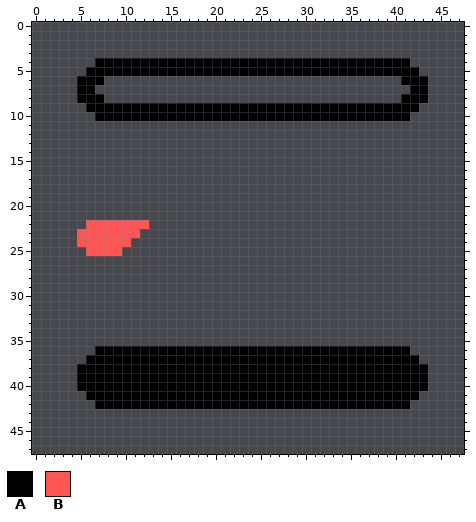
One commit to this pixel-art file: Assets/Sprites/ChargeBars.aseprite. The first picture shows the starting point.
48x48 pixels, 1 frame.
Visible layers, top first: "Fore", "Bar", "Back".
Palette (. is transparent): A #000000  B #ff5555
Pixels before, first column x 5:
 4 ..AAAAAAAAAAAAAAAAAAAAAAAAAAAAAAAAAAA..
 5 .AAAAAAAAAAAAAAAAAAAAAAAAAAAAAAAAAAAAA.
 6 AAA.................................AAA
 7 AA...................................AA
 8 AAA.................................AAA
 9 .AAAAAAAAAAAAAAAAAAAAAAAAAAAAAAAAAAAAA.
10 ..AAAAAAAAAAAAAAAAAAAAAAAAAAAAAAAAAAA..
11 .......................................
12 .......................................
13 .......................................
14 .......................................
15 .......................................
16 .......................................
17 .......................................
18 .......................................
19 .......................................
20 .......................................
21 .......................................
22 .BBBBBBB...............................
23 BBBBBBB................................
24 BBBBBB.................................
25 .BBBB..................................
26 .......................................
27 .......................................
28 .......................................
29 .......................................
30 .......................................
31 .......................................
32 .......................................
33 .......................................
34 .......................................
35 .......................................
36 ..AAAAAAAAAAAAAAAAAAAAAAAAAAAAAAAAAAA..
37 .AAAAAAAAAAAAAAAAAAAAAAAAAAAAAAAAAAAAA.
38 AAAAAAAAAAAAAAAAAAAAAAAAAAAAAAAAAAAAAAA
39 AAAAAAAAAAAAAAAAAAAAAAAAAAAAAAAAAAAAAAA
40 AAAAAAAAAAAAAAAAAAAAAAAAAAAAAAAAAAAAAAA
41 .AAAAAAAAAAAAAAAAAAAAAAAAAAAAAAAAAAAAA.
42 ..AAAAAAAAAAAAAAAAAAAAAAAAAAAAAAAAAAA..
Once edited:
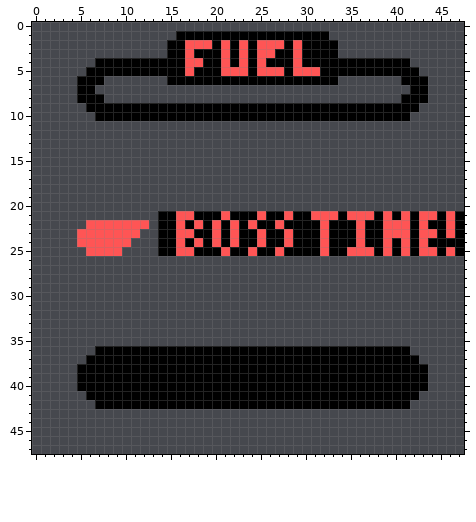
Difference:
Changed rows in their new state; - is an unchanged pixel.
Layer "Fore":
first column x 15:
 1 -AAAAAAAAAAAAAAAAA-
 2 AABBBABABABBBABAAAA
 3 AABAAABABABBAABAAAA
 4 --BB--B-B-B---B----
 5 --B---BBB-BBB-BBB--
 6 AAAAAAAAAAAAAAAAAAA
first column x 14:
21 AABBAAABAAABAABAABBBABBBABABABBABA
22 AABABABABABAABAAAABAAABAABBBABAABA
23 AABBAABABAABAABAAABAAABAABBBABBABA
24 AABABABABAABAABAAABAAABAABABABAAAA
25 AABBAAABAABAABAAAABAABBBABABABBABA
